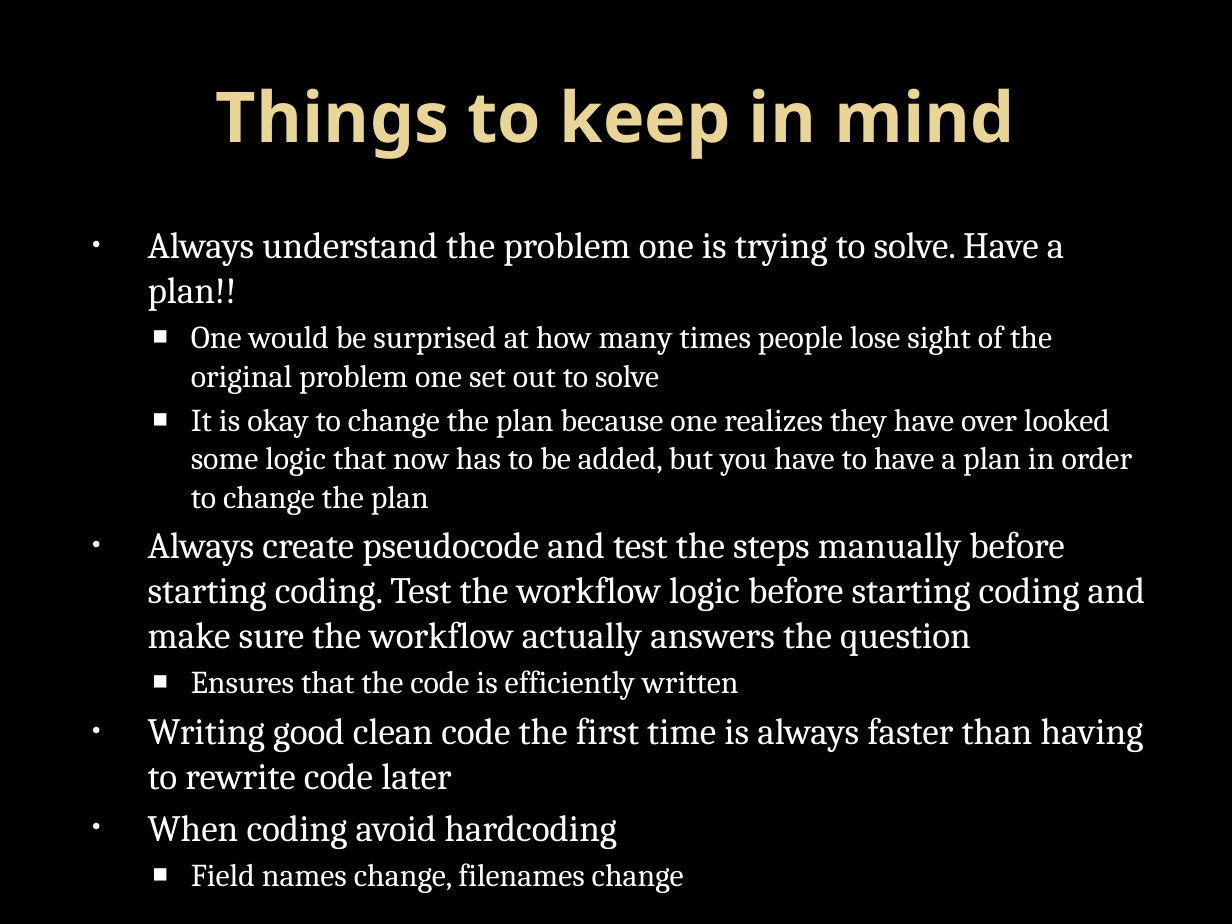
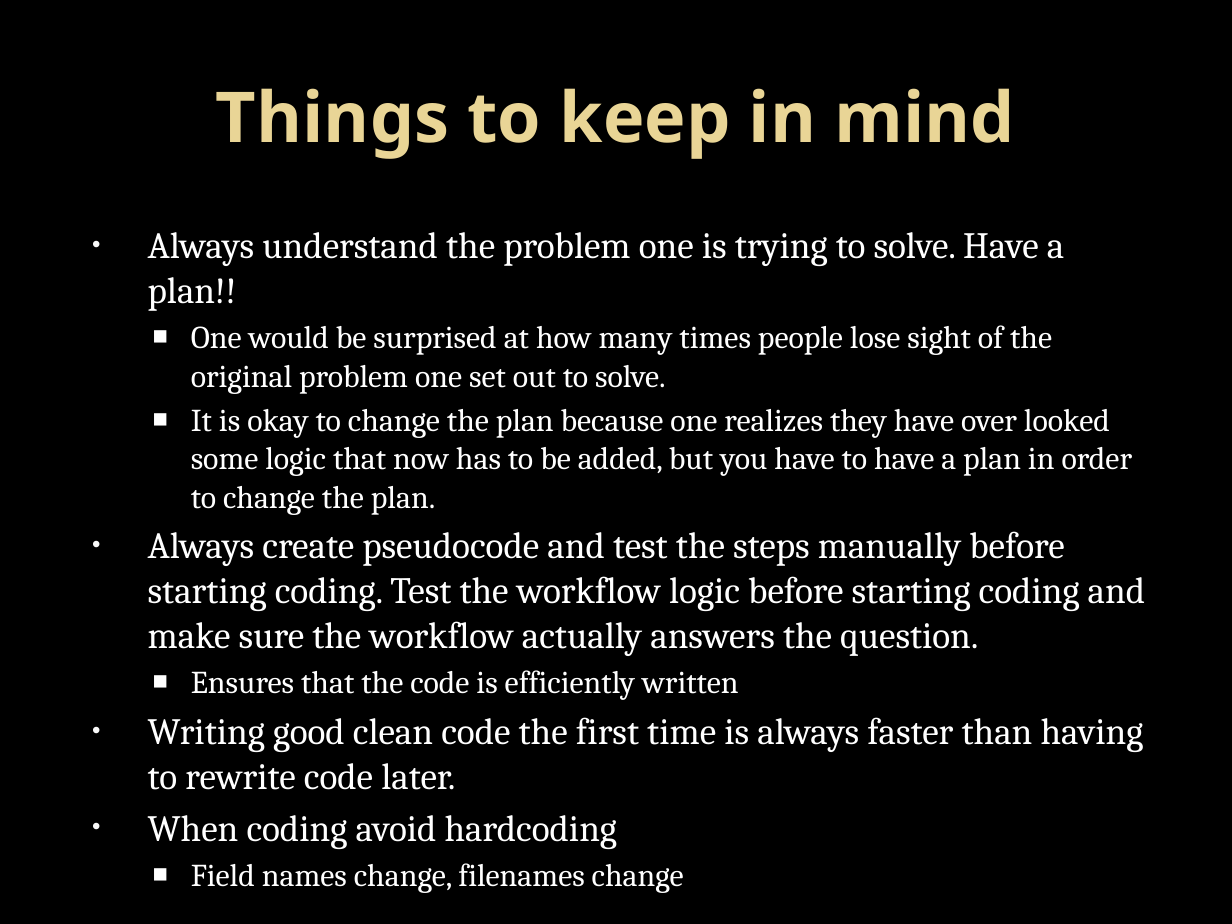
Before and after one commit to LukeKaim/python_training, a slide deck: slide 6 of introduction to python_1.pptx. Drawn at 1232x924 pixels with LibreOffice and Linux fonts; fonts in the diff are those of the drawing; background and template pictures are left out. Boxes give left, top, right and bottom in pixels: in the first picture for what was removed or moved away, otherwise in the second. Text is boxed around its words. In the diff, an @@ line names an element or a change of style, - is before the commit and + after.

```diff
--- a/introduction to python_1.pptx
+++ b/introduction to python_1.pptx
@@ text at (148, 325, 1146, 656): text changed @@
-  ■ One would be surprised at how many times people lose sight of the original problem one set out to solve
-  ■ It is okay to change the plan because one realizes they have over looked some logic that now has to be added, but you have to have a plan in order to change the plan
-• Always create pseudocode and test the steps manually before starting coding. Test the workflow logic before starting coding and make sure the workflow actually answers the question
+  ■ One would be surprised at how many times people lose sight of the original problem one set out to solve.
+  ■ It is okay to change the plan because one realizes they have over looked some logic that now has to be added, but you have to have a plan in order to change the plan.
+• Always create pseudocode and test the steps manually before starting coding. Test the workflow logic before starting coding and make sure the workflow actually answers the question.
@@ text at (148, 717, 1144, 790): text changed @@
-• Writing good clean code the first time is always faster than having to rewrite code later
+• Writing good clean code the first time is always faster than having to rewrite code later.
```
Also in this commit, not shown: 16 other slides changed, 5 slides added, 17 other files.
